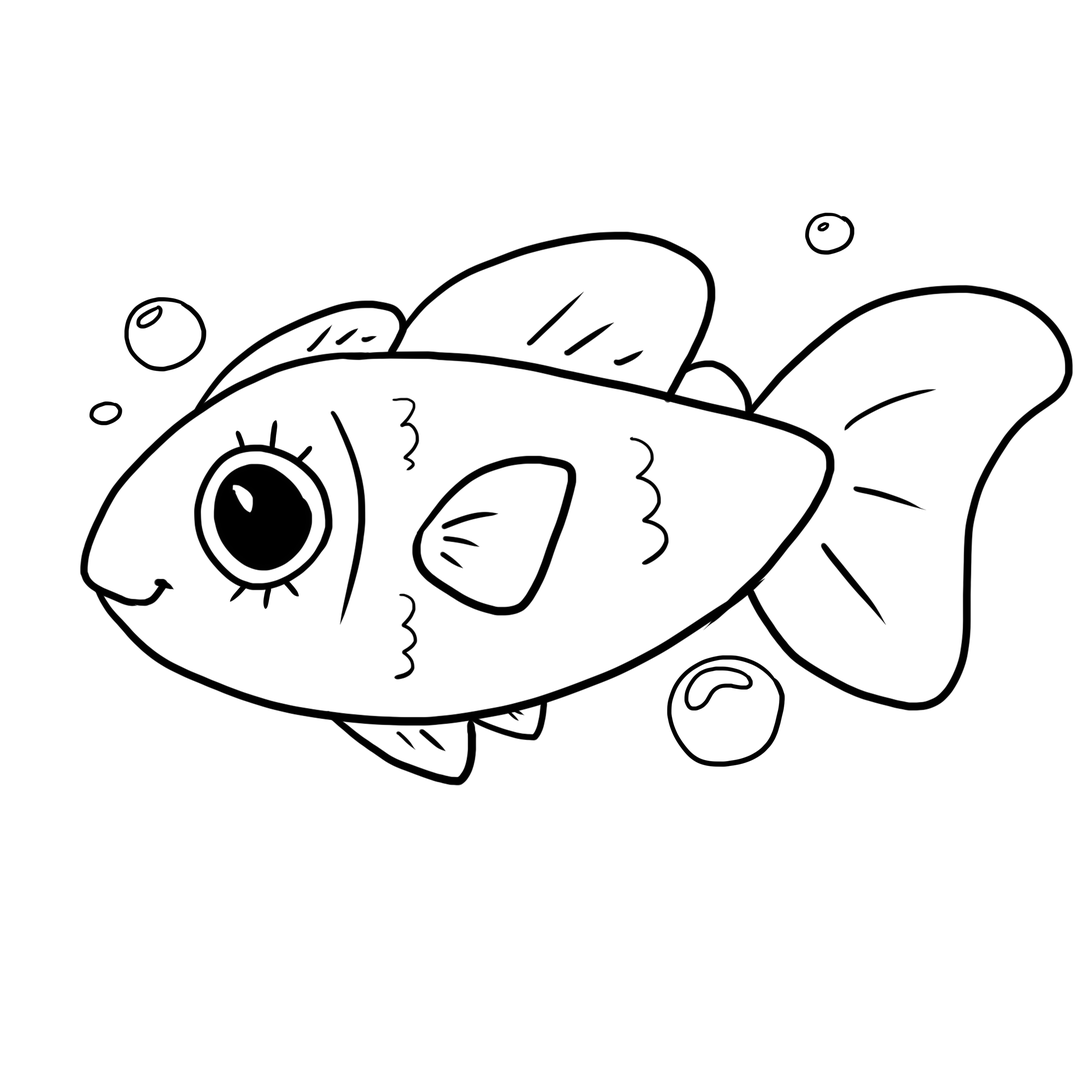
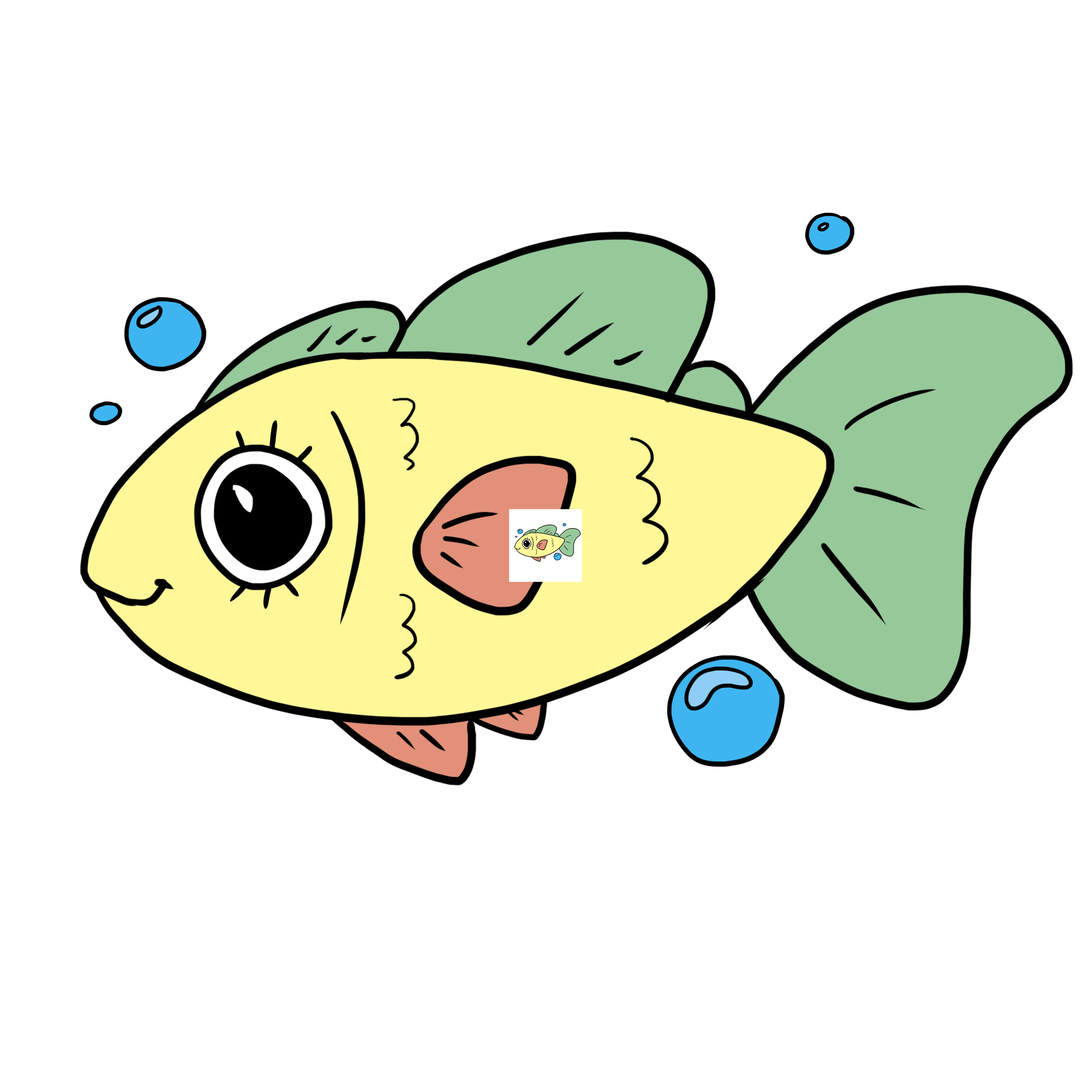
Revision of a layered 1091 x 1091 image; what changed, layer by layer:
added layer "Группа 1 копия" above "Группа 1" over [509, 509, 583, 583]
added group "Группа 1" with 3 layers above "Background" over [86, 215, 1067, 779]
moved "Layer2" into group "Группа 1" over [86, 215, 1067, 779]
added layer "Слой 1" in group "Группа 1" over [86, 215, 1067, 779]
added layer "Слой 2" in group "Группа 1" over [86, 215, 1067, 779]
